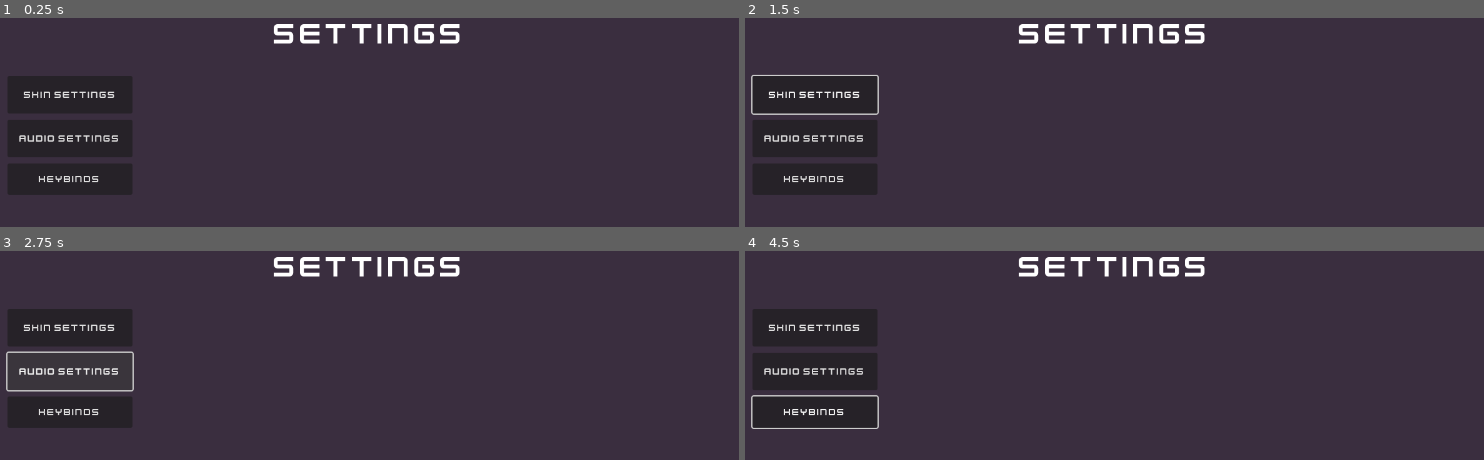
Above: before the commit, frames 1-4 (two rows, left to right).
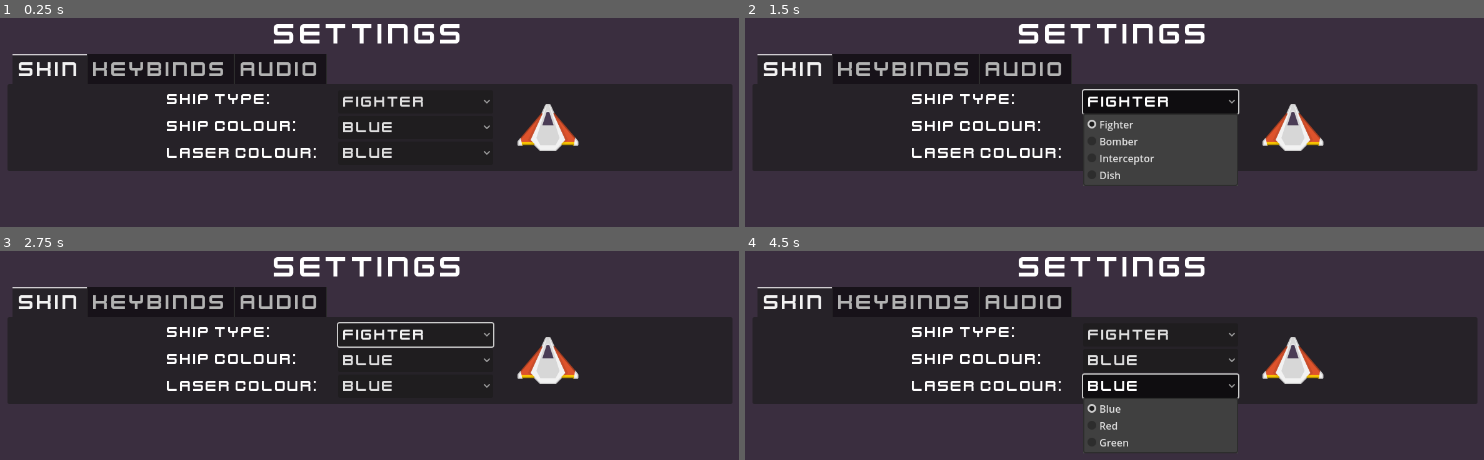
Above: after the commit, the same moments.

Repository: DemianFlury/SpaceShooter
Game: Godot game, scene res://Scenes/settings_page.tscn
The game is run twice, just before and just after one commit, with the same random seed, the same clock (stepped at 60 frames per second) and the same inputs. This scene is started directly instead of the project's main scene.
Inputs (mouse positions are in pixels of both pictures, inside the frame that each line leads up to):
- Up to frame 1 (0.25 s): no input
- Up to frame 2 (1.5 s): click (811, 95) at 0.5 s, where only the run before the commit has a clickable "Skin Settings"; click (1158, 101) at 1.25 s, where only the run after the commit has a clickable "Fighter"
- Up to frame 3 (2.75 s): click (66, 372) at 2 s, where only the run before the commit has a clickable "Audio Settings"
- Up to frame 4 (4.5 s): click (1158, 359) at 2.75 s, where only the run after the commit has a clickable "blue"; click (811, 411) at 3.5 s, where only the run before the commit has a clickable "Keybinds"; click (1158, 386) at 4.25 s, where only the run after the commit has a clickable "Blue"

The runs differ from the first frame. In frame 1, 14% of the frame differs, in the area x 1-79%, y 17-79%; in frame 2, 11%; in frame 3, 15%; in frame 4, 15%, in the area x 0-79%, y 17-94%.

Commit message:
add UI for skin customisation

Diff:
--- a/Scenes/settings_page.gd
+++ b/Scenes/settings_page.gd
@@ -1,11 +1,6 @@
 extends Control
 
 
-func _on_button_skin_button_down():
-	print('skin')
 
-func _on_button_audio_button_down():
-	print('audio')
-
-func _on_button_keybinds_button_down():
-	print('keybinds')
+func _on_option_button_ship_item_selected(index):
+	pass # Replace with function body.
--- a/Scenes/settings_page.tscn
+++ b/Scenes/settings_page.tscn
@@ -1,7 +1,8 @@
-[gd_scene load_steps=4 format=3 uid="uid://c7fpgex1s6mcl"]
+[gd_scene load_steps=5 format=3 uid="uid://c7fpgex1s6mcl"]
 
 [ext_resource type="Script" path="res://Scenes/settings_page.gd" id="1_7gnk7"]
 [ext_resource type="FontFile" uid="uid://bf5use6b88osy" path="res://Sprites/UI/kenvector_future.ttf" id="1_r5hxe"]
+[ext_resource type="Texture2D" uid="uid://b83alekxak1lu" path="res://Sprites/Ships/Interceptor_orange.png" id="3_u455u"]
 
 [sub_resource type="Theme" id="Theme_mp07n"]
 default_font = ExtResource("1_r5hxe")
@@ -51,34 +52,127 @@
 theme_override_font_sizes/font_size = 50
 text = "Settings"
 
-[node name="Control" type="Control" parent="ColorRect/VBoxContainer"]
+[node name="TabContainer" type="TabContainer" parent="ColorRect/VBoxContainer"]
 layout_mode = 2
-size_flags_horizontal = 0
+theme_override_fonts/font = ExtResource("1_r5hxe")
+theme_override_font_sizes/font_size = 35
 
-[node name="ButtonSkin" type="Button" parent="ColorRect/VBoxContainer/Control"]
+[node name="Skin" type="HBoxContainer" parent="ColorRect/VBoxContainer/TabContainer"]
 layout_mode = 2
-offset_top = 35.0
-offset_right = 200.0
-offset_bottom = 95.0
+alignment = 1
+
+[node name="VBoxContainerLabels" type="VBoxContainer" parent="ColorRect/VBoxContainer/TabContainer/Skin"]
+layout_mode = 2
+
+[node name="MarginContainer" type="MarginContainer" parent="ColorRect/VBoxContainer/TabContainer/Skin/VBoxContainerLabels"]
+layout_mode = 2
+theme_override_constants/margin_left = 10
+theme_override_constants/margin_top = 10
+
+[node name="HBoxContainer" type="HBoxContainer" parent="ColorRect/VBoxContainer/TabContainer/Skin/VBoxContainerLabels/MarginContainer"]
+layout_mode = 2
+
+[node name="Label" type="Label" parent="ColorRect/VBoxContainer/TabContainer/Skin/VBoxContainerLabels/MarginContainer/HBoxContainer"]
+layout_mode = 2
 theme_override_fonts/font = ExtResource("1_r5hxe")
-text = "Skin Settings"
+theme_override_font_sizes/font_size = 25
+text = "ship type: "
 
-[node name="ButtonAudio" type="Button" parent="ColorRect/VBoxContainer/Control"]
+[node name="MarginContainer2" type="MarginContainer" parent="ColorRect/VBoxContainer/TabContainer/Skin/VBoxContainerLabels"]
 layout_mode = 2
-offset_top = 105.0
-offset_right = 200.0
-offset_bottom = 165.0
+theme_override_constants/margin_left = 10
+theme_override_constants/margin_top = 10
+
+[node name="HBoxContainer" type="HBoxContainer" parent="ColorRect/VBoxContainer/TabContainer/Skin/VBoxContainerLabels/MarginContainer2"]
+layout_mode = 2
+
+[node name="Label" type="Label" parent="ColorRect/VBoxContainer/TabContainer/Skin/VBoxContainerLabels/MarginContainer2/HBoxContainer"]
+layout_mode = 2
 theme_override_fonts/font = ExtResource("1_r5hxe")
-text = "Audio Settings"
+theme_override_font_sizes/font_size = 25
+text = "ship colour: "
 
-[node name="ButtonKeybinds" type="Button" parent="ColorRect/VBoxContainer/Control"]
+[node name="MarginContainer3" type="MarginContainer" parent="ColorRect/VBoxContainer/TabContainer/Skin/VBoxContainerLabels"]
 layout_mode = 2
-offset_top = 175.0
-offset_right = 200.0
-offset_bottom = 225.0
+theme_override_constants/margin_left = 10
+theme_override_constants/margin_top = 10
+
+[node name="HBoxContainer" type="HBoxContainer" parent="ColorRect/VBoxContainer/TabContainer/Skin/VBoxContainerLabels/MarginContainer3"]
+layout_mode = 2
+
+[node name="Label" type="Label" parent="ColorRect/VBoxContainer/TabContainer/Skin/VBoxContainerLabels/MarginContainer3/HBoxContainer"]
+layout_mode = 2
 theme_override_fonts/font = ExtResource("1_r5hxe")
-text = "Keybinds"
+theme_override_font_sizes/font_size = 25
+text = "laser colour: "
 
-[connection signal="button_down" from="ColorRect/VBoxContainer/Control/ButtonSkin" to="." method="_on_button_skin_button_down"]
-[connection signal="button_down" from="ColorRect/VBoxContainer/Control/ButtonAudio" to="." method="_on_button_audio_button_down"]
-[connection signal="button_down" from="ColorRect/VBoxContainer/Control/ButtonKeybinds" to="." method="_on_button_keybinds_button_down"]
+[node name="MarginContainer2" type="MarginContainer" parent="ColorRect/VBoxContainer/TabContainer/Skin"]
+layout_mode = 2
+theme_override_constants/margin_left = 20
+theme_override_constants/margin_top = 10
+theme_override_constants/margin_bottom = 10
+
+[node name="VBoxContainerSelect" type="VBoxContainer" parent="ColorRect/VBoxContainer/TabContainer/Skin/MarginContainer2"]
+layout_mode = 2
+
+[node name="OptionButtonShip" type="OptionButton" parent="ColorRect/VBoxContainer/TabContainer/Skin/MarginContainer2/VBoxContainerSelect"]
+layout_mode = 2
+theme_override_fonts/font = ExtResource("1_r5hxe")
+theme_override_font_sizes/font_size = 25
+item_count = 4
+selected = 0
+popup/item_0/text = "Fighter"
+popup/item_0/id = 0
+popup/item_1/text = "Bomber"
+popup/item_1/id = 1
+popup/item_2/text = "Interceptor"
+popup/item_2/id = 2
+popup/item_3/text = "Dish"
+popup/item_3/id = 3
+
+[node name="OptionButtonColour" type="OptionButton" parent="ColorRect/VBoxContainer/TabContainer/Skin/MarginContainer2/VBoxContainerSelect"]
+layout_mode = 2
+theme_override_fonts/font = ExtResource("1_r5hxe")
+theme_override_font_sizes/font_size = 25
+item_count = 4
+selected = 0
+popup/item_0/text = "blue"
+popup/item_0/id = 0
+popup/item_1/text = "red"
+popup/item_1/id = 2
+popup/item_2/text = "green"
+popup/item_2/id = 1
+popup/item_3/text = "orange"
+popup/item_3/id = 3
+
+[node name="OptionButtonLaser" type="OptionButton" parent="ColorRect/VBoxContainer/TabContainer/Skin/MarginContainer2/VBoxContainerSelect"]
+layout_mode = 2
+theme_override_fonts/font = ExtResource("1_r5hxe")
+theme_override_font_sizes/font_size = 25
+item_count = 3
+selected = 0
+popup/item_0/text = "Blue"
+popup/item_0/id = 0
+popup/item_1/text = "Red"
+popup/item_1/id = 1
+popup/item_2/text = "Green"
+popup/item_2/id = 2
+
+[node name="MarginContainer" type="MarginContainer" parent="ColorRect/VBoxContainer/TabContainer/Skin"]
+layout_mode = 2
+theme_override_constants/margin_left = 35
+
+[node name="TextureRect" type="TextureRect" parent="ColorRect/VBoxContainer/TabContainer/Skin/MarginContainer"]
+layout_mode = 2
+texture = ExtResource("3_u455u")
+stretch_mode = 3
+
+[node name="Keybinds" type="HBoxContainer" parent="ColorRect/VBoxContainer/TabContainer"]
+visible = false
+layout_mode = 2
+
+[node name="Audio" type="HBoxContainer" parent="ColorRect/VBoxContainer/TabContainer"]
+visible = false
+layout_mode = 2
+
+[connection signal="item_selected" from="ColorRect/VBoxContainer/TabContainer/Skin/MarginContainer2/VBoxContainerSelect/OptionButtonShip" to="." method="_on_option_button_ship_item_selected"]
